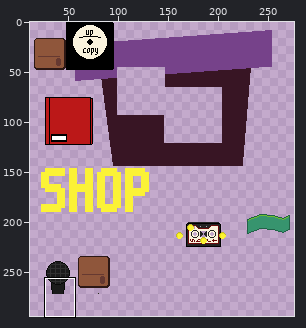
Pixel-art file, stored at aseprite/sprites.aseprite. Above, an overview of the earlier version with the close-up marked.
Close-up. The starting point:
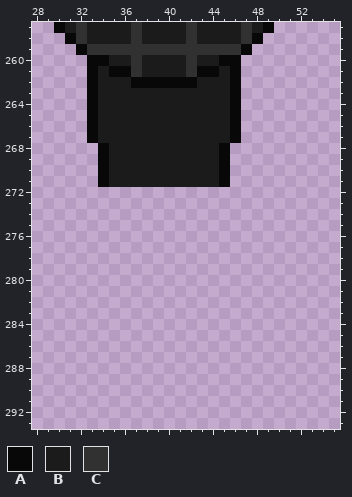
300x300 pixels, 1 frame. Colours within 5 levels of each other are drawn and written as one. Shown: x 28..55, y 257..293. The wide view leaves out empty margins.
Visible layers, top first: "Layer 2", "Layer 3", "Main", "Layer 1".
Palette (. is transparent): A #080808  B #1b1b1b  C #313131
Pixels before, first column x 30:
257 ABCBBBBCBBBBCBBBBCBA
258 .ACBBBBCBBBBCBBBBCA.
259 ..ACCCCCCCCCCCCCCA..
260 ...AABBCBBBBCBBAA...
261 ...ABAACBBBBCAABA...
262 ...ABBBAAAAAABBBA...
263 ...ABBBBBBBBBBBBA...
264 ...ABBBBBBBBBBBBA...
265 ...ABBBBBBBBBBBBA...
266 ...ABBBBBBBBBBBBA...
267 ...ABBBBBBBBBBBBA...
268 ....ABBBBBBBBBBA....
269 ....ABBBBBBBBBBA....
270 ....ABBBBBBBBBBA....
271 ....ABBBBBBBBBBA....
Once edited:
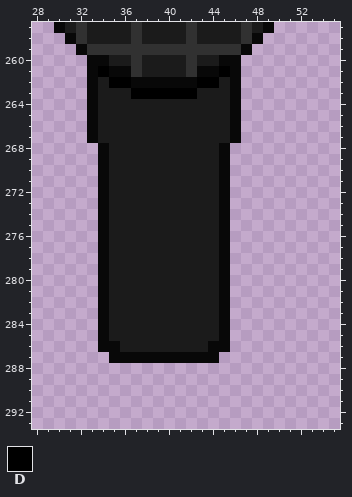
Colours new in this view: D #000000
Edits made:
Changed rows in their new state; - is an unchanged pixel.
Layer "Layer 1":
first column x 34:
261 D----------D
262 -DD------DD-
263 ---DDDDDD---
first column x 34:
272 ABBBBBBBBBBA
273 ABBBBBBBBBBA
274 ABBBBBBBBBBA
275 ABBBBBBBBBBA
276 ABBBBBBBBBBA
277 ABBBBBBBBBBA
278 ABBBBBBBBBBA
279 ABBBBBBBBBBA
280 ABBBBBBBBBBA
281 ABBBBBBBBBBA
282 ABBBBBBBBBBA
283 ABBBBBBBBBBA
284 ABBBBBBBBBBA
285 ABBBBBBBBBBA
286 AABBBBBBBBAA
287 -AAAAAAAAAA-
